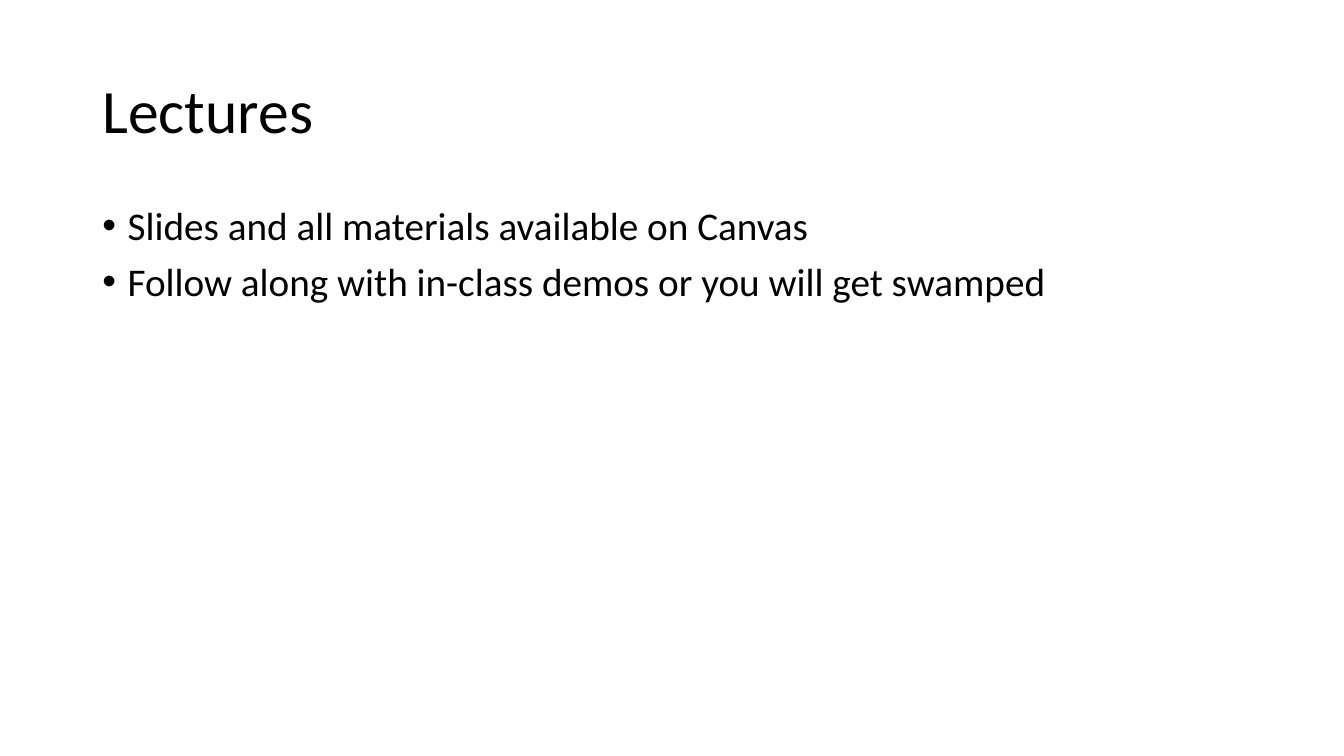
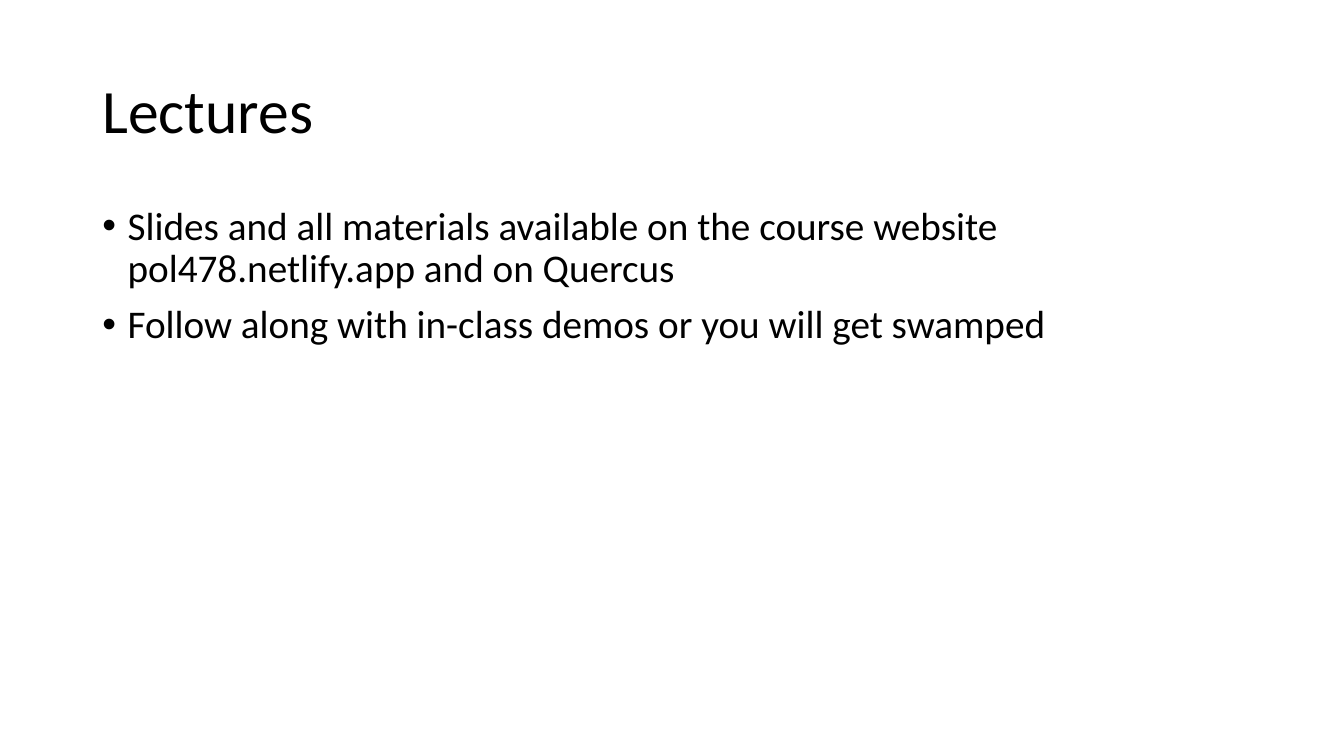
Before and after one commit to ochyzh/POL478, a slide deck: slide 9 of public/materials/01_Introduction.pptx. Drawn at 1344x756 pixels with LibreOffice and Linux fonts; fonts in the diff are those of the drawing. Boxes give left, top, right and bottom in pixels: in the first picture for what was removed or moved away, otherwise in the second. Text is boxed around its words. In the diff, an @@ line names an element or a change of style, - is before the commit and + after.

```diff
--- a/public/materials/01_Introduction.pptx
+++ b/public/materials/01_Introduction.pptx
@@ text at bbox=[128, 212, 997, 289]: text changed @@
-• Slides and all materials available on Canvas
+• Slides and all materials available on the course website pol478.netlify.app and on Quercus
```
Also in this commit, not shown: 9 other slides changed.
